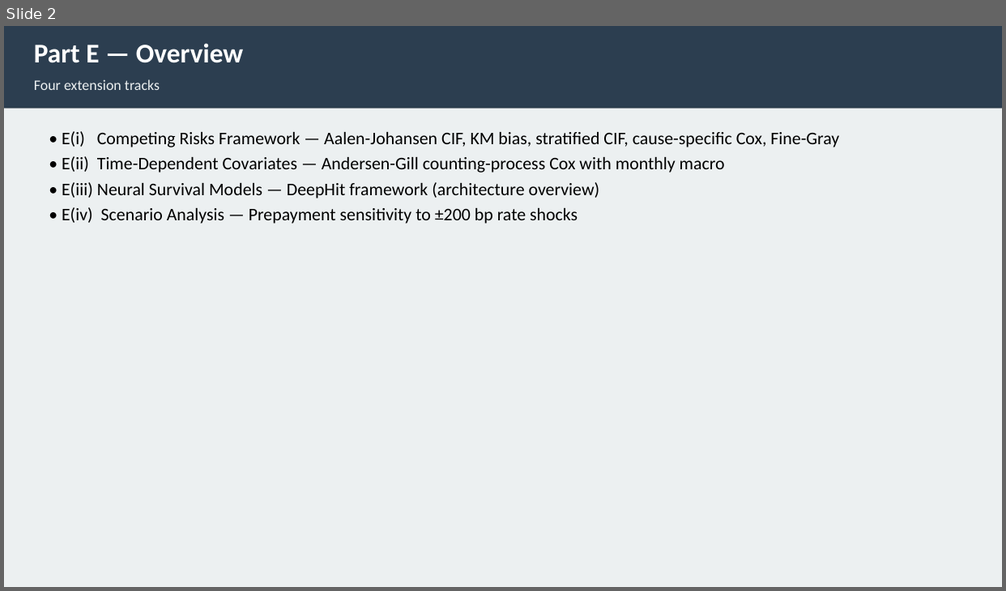
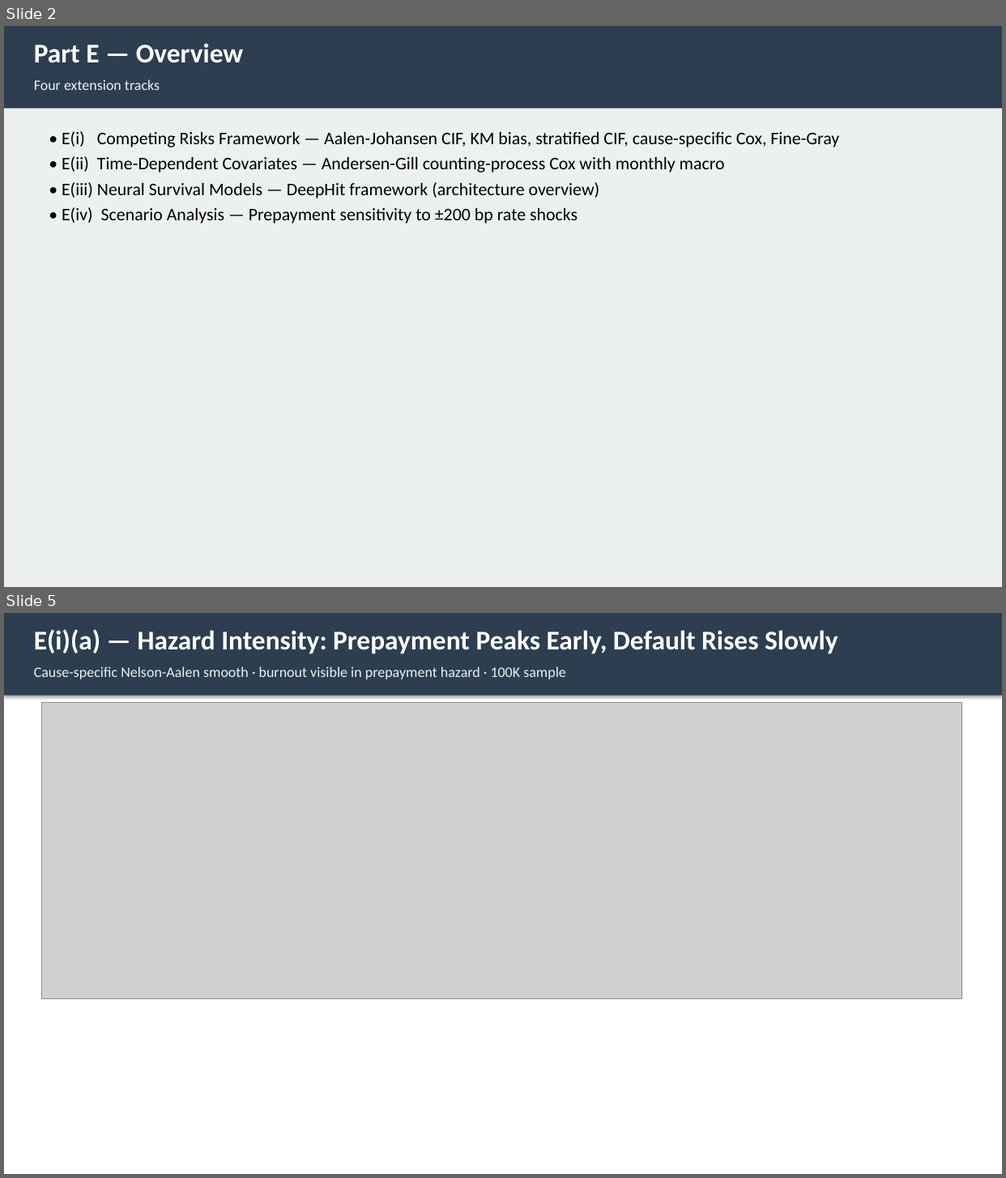
Before and after one commit to liny-r/IR-C-Assignment3, a slide deck: processed/PartE_Presentation.pptx. Shown one above the other, each under a label of ours: slide 2 before the commit, slides 2 and 5 after it; the slides between them are not shown. The pictures are 1006x591 and 1006x1178 pixels, drawn with LibreOffice and Linux fonts; fonts in the diff are those of the drawing; grey boxes stand for pictures. Boxes give left, top, right and bottom in pixels: in the first picture for what was removed or moved away, otherwise in the second. Text is boxed around its words. In the diff, an @@ line names an element or a change of style, - is before the commit and + after.

```diff
--- a/processed/PartE_Presentation.pptx
+++ b/processed/PartE_Presentation.pptx
@@ slide 5 added at (x1=4, y1=613, x2=1002, y2=1174), background #FFFFFF @@
@@ rectangle added at (x1=4, y1=613, x2=1002, y2=696), fill #2C3E50 @@
@@ text added at (x1=34, y1=629, x2=838, y2=654), 26 pt, text #FFFFFF, bold @@
+E(i)(a) — Hazard Intensity: Prepayment Peaks Early, Default Rises Slowly
@@ text added at (x1=34, y1=666, x2=566, y2=679), 14 pt, text #ECF0F1 @@
+Cause-specific Nelson-Aalen smooth · burnout visible in prepayment hazard · 100K sample
@@ picture added at (x1=41, y1=703, x2=962, y2=999) @@
```
Also in this commit, not shown: 1 slide changed, 2 other slides added, 4 slides removed, 7 other files.
